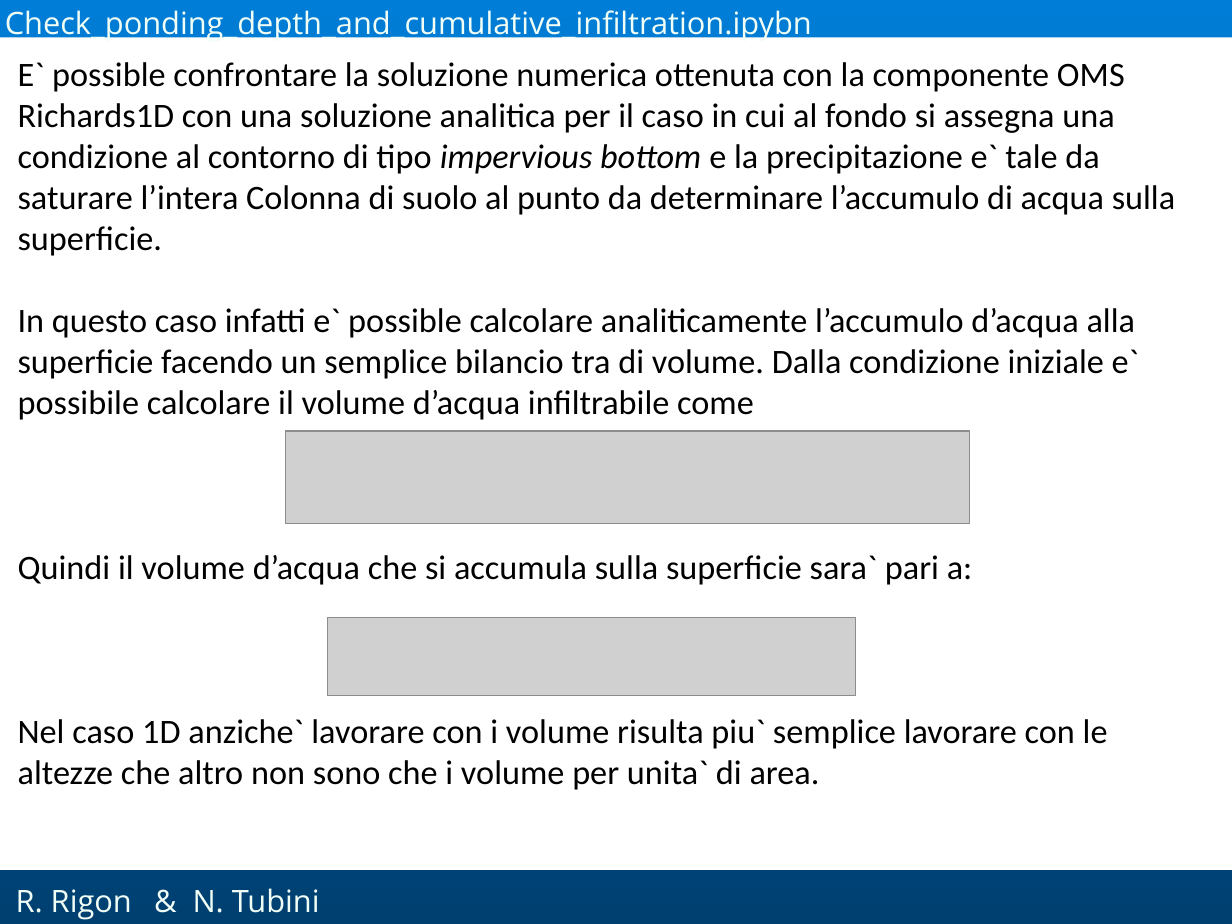
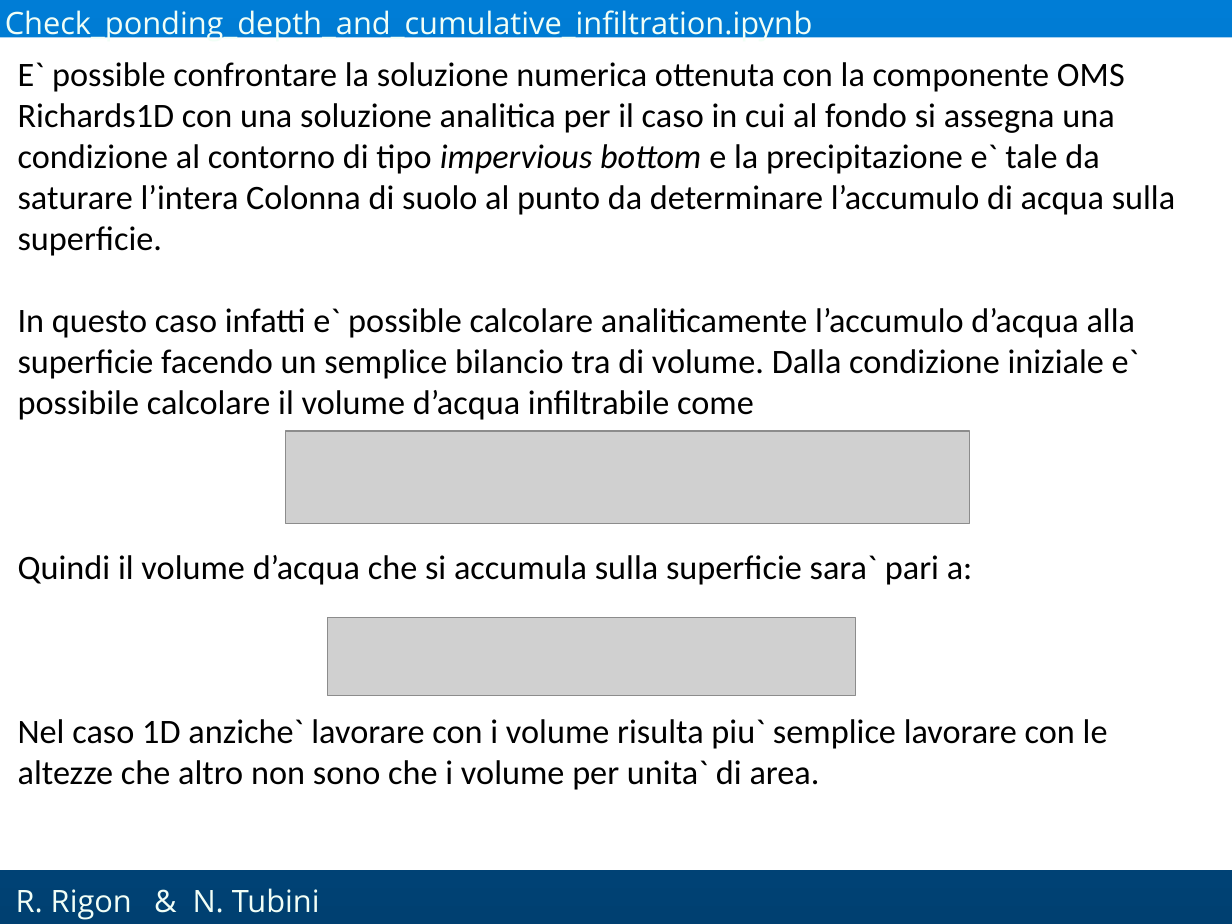
Before and after one commit to GEOframeOMSProjects/OMS_Project_Richards1D, a slide deck: slide 40 of Materials/Richards_English.pptx (slide 39 before the commit). Drawn at 1232x924 pixels with LibreOffice and Linux fonts; fonts in the diff are those of the drawing; grey boxes stand for pictures; background and template pictures are left out. Boxes give left, top, right and bottom in pixels: in the first picture for what was removed or moved away, otherwise in the second. Text is boxed around its words. In the diff, an @@ line names an element or a change of style, - is before the commit and + after.

```diff
--- a/Materials/Richards_English.pptx
+++ b/Materials/Richards_English.pptx
@@ text at <box>5,10,813,42</box>: text changed @@
-Check_ponding_depth_and_cumulative_infiltration.ipybn
+Check_ponding_depth_and_cumulative_infiltration.ipynb
```
Also in this commit, not shown: 4 other slides changed, 1 slide added.
